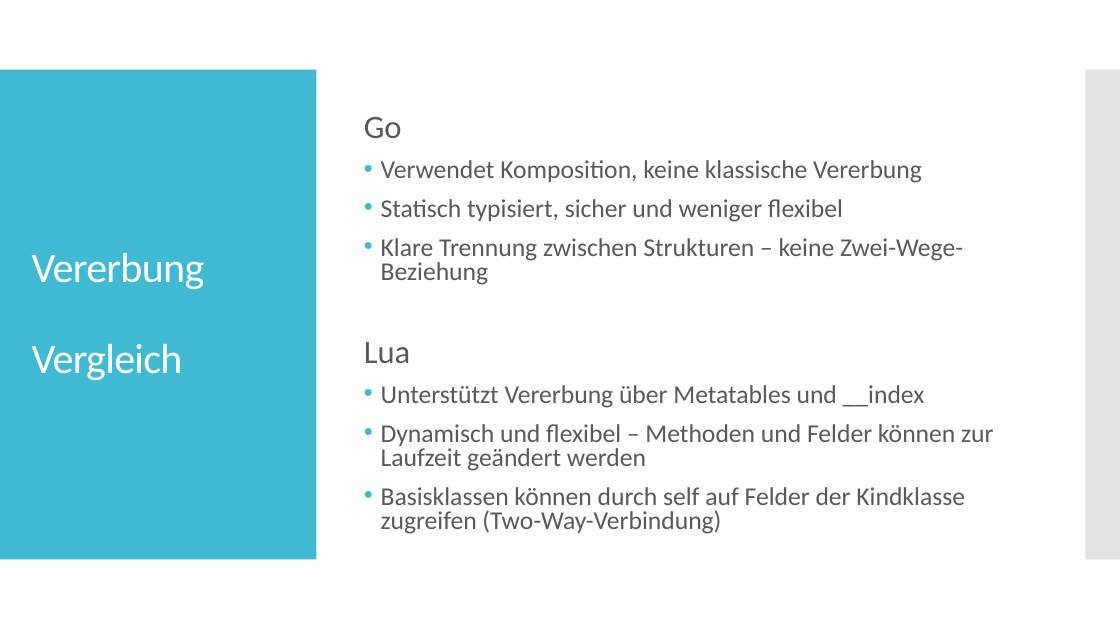
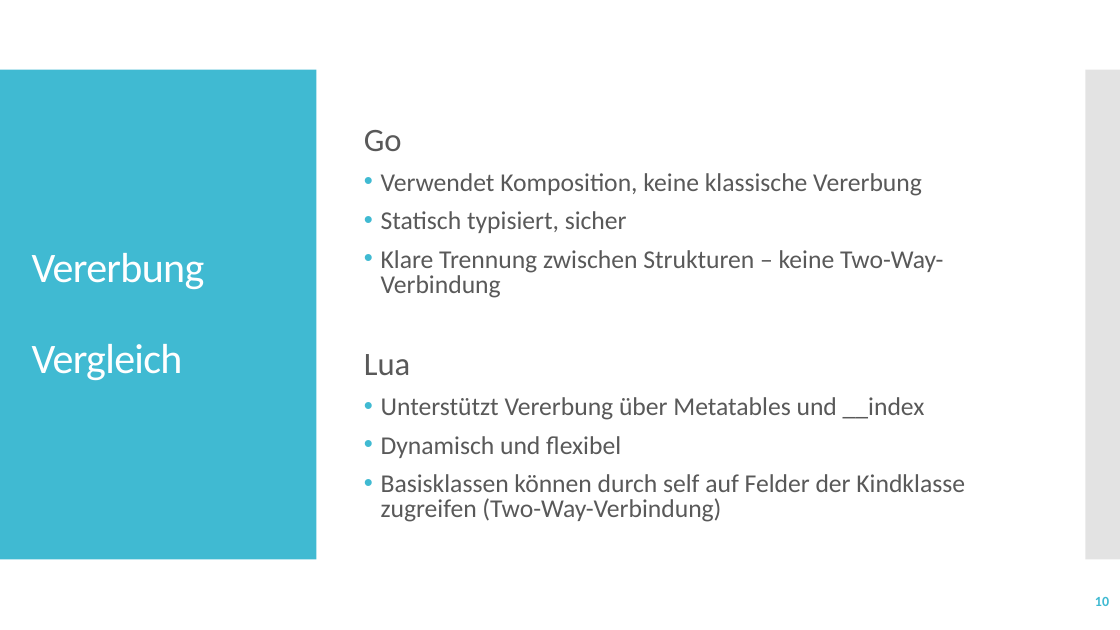
Before and after one commit to semi-doer/kp-semi-hasani, a slide deck: slide 10 of presentation/kp-semi-hasani-prensentation.pptx. Drawn at 1120x630 pixels with LibreOffice and Linux fonts; fonts in the diff are those of the drawing. Boxes give left, top, right and bottom in pixels: in the first picture for what was removed or moved away, otherwise in the second. Text is boxed around its words. In the diff, an @@ line names an element or a change of style, - is before the commit and + after.

Commit message:
added pptx and pdf of presentation

```diff
--- a/presentation/kp-semi-hasani-prensentation.pptx
+++ b/presentation/kp-semi-hasani-prensentation.pptx
@@ text at (x1=381, y1=211, x2=943, y2=298): text changed @@
-• Statisch typisiert, sicher und weniger flexibel
-• Klare Trennung zwischen Strukturen – keine Zwei-Wege-Beziehung
+• Statisch typisiert, sicher
+• Klare Trennung zwischen Strukturen – keine Two-Way-Verbindung
@@ text at (x1=381, y1=436, x2=621, y2=458): text changed @@
-• Dynamisch und flexibel – Methoden und Felder können zur Laufzeit geändert werden
+• Dynamisch und flexibel
@@ page number added at (x1=1095, y1=597, x2=1109, y2=606), 12 pt, text #40BAD2, bold @@
+10
```
Also in this commit, not shown: 10 other slides changed, 1 slide removed, 2 other files.
